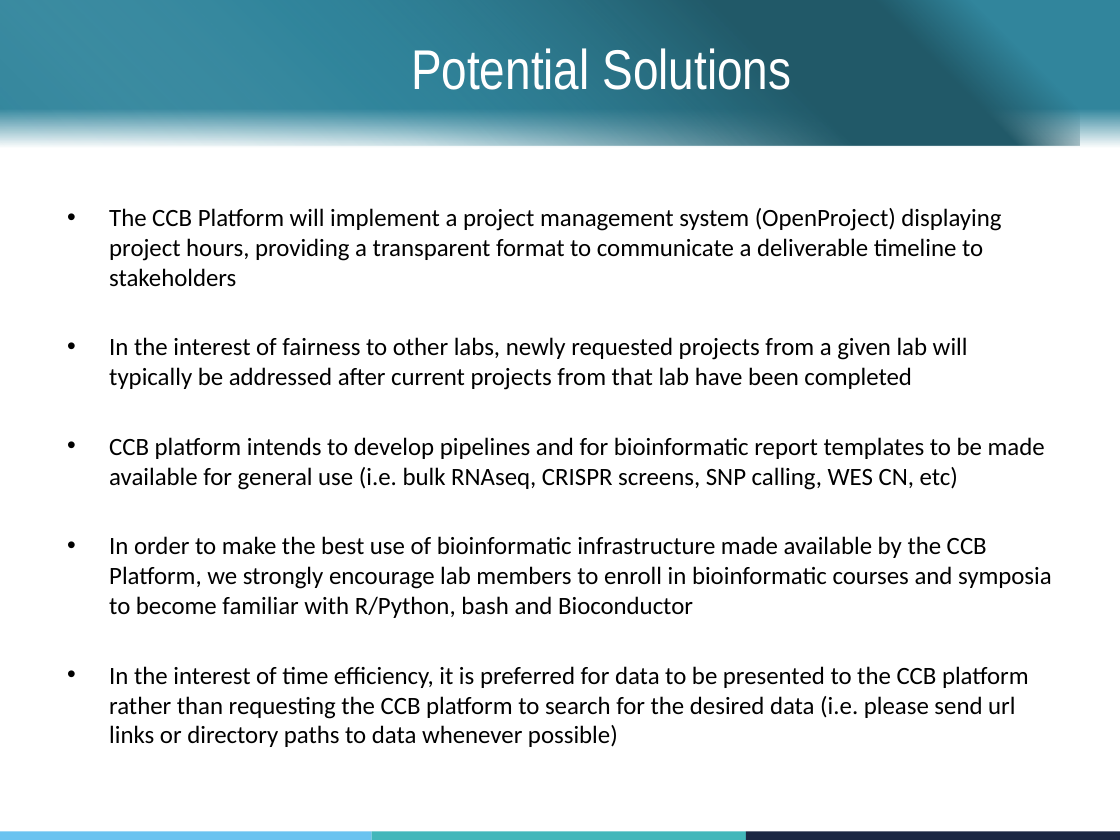
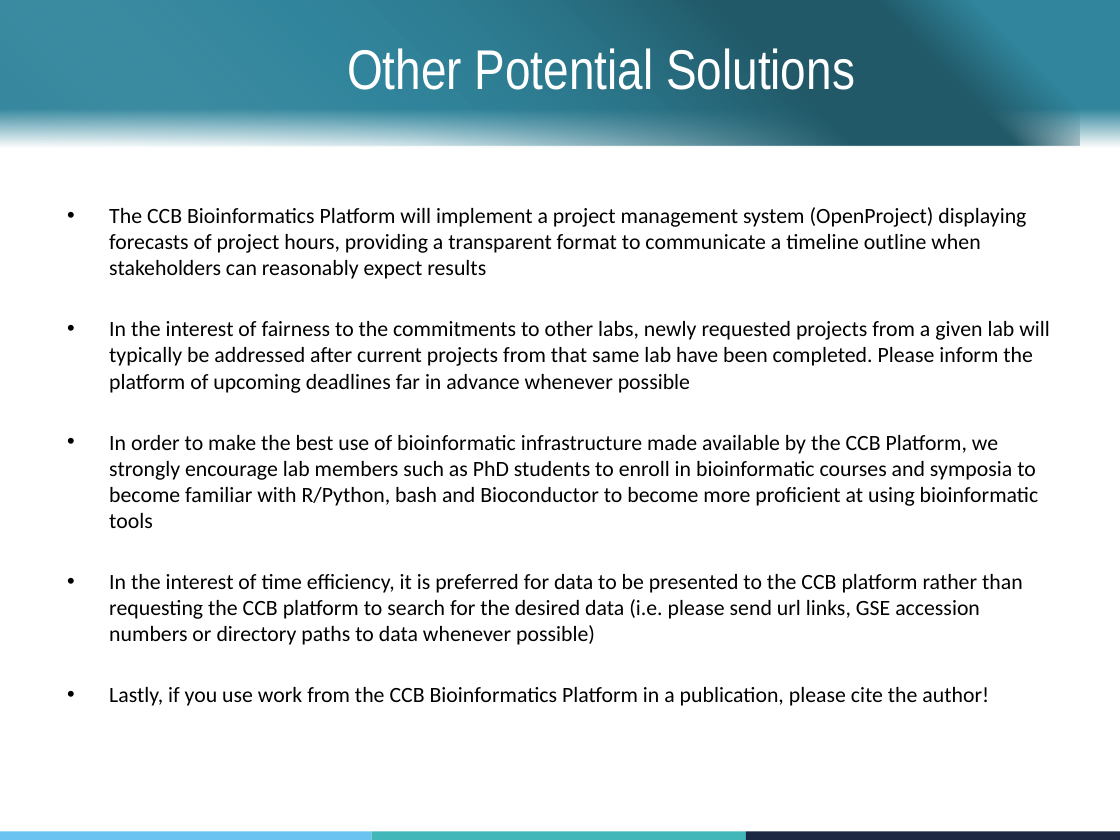
Before and after one commit to ccb-vib/ccb_project_management, a slide deck: slide 6 of group_leaders_presentation.pptx (slide 4 before the commit). Drawn at 1120x840 pixels with LibreOffice and Linux fonts; fonts in the diff are those of the drawing; background and template pictures are left out. Boxes give left, top, right and bottom in pixels: in the first picture for what was removed or moved away, otherwise in the second. Text is boxed around its words. In the diff, an @@ line names an element or a change of style, - is before the commit and + after.

```diff
--- a/group_leaders_presentation.pptx
+++ b/group_leaders_presentation.pptx
@@ title at (x1=347, y1=48, x2=855, y2=90): text changed @@
-Potential Solutions
+Other Potential Solutions
@@ text at (x1=109, y1=207, x2=1050, y2=706): text changed; size 16 to 14 pt @@
-• The CCB Platform will implement a project management system (OpenProject) displaying project hours, providing a transparent format to communicate a deliverable timeline to stakeholders
-• In the interest of fairness to other labs, newly requested projects from a given lab will typically be addressed after current projects from that lab have been completed
-• CCB platform intends to develop pipelines and for bioinformatic report templates to be made available for general use (i.e. bulk RNAseq, CRISPR screens, SNP calling, WES CN, etc)
-• In order to make the best use of bioinformatic infrastructure made available by the CCB Platform, we strongly encourage lab members to enroll in bioinformatic courses and symposia to become familiar with R/Python, bash and Bioconductor
-• In the interest of time efficiency, it is preferred for data to be presented to the CCB platform rather than requesting the CCB platform to search for the desired data (i.e. please send url links or directory paths to data whenever possible)
+• The CCB Bioinformatics Platform will implement a project management system (OpenProject) displaying forecasts of project hours, providing a transparent format to communicate a timeline outline when stakeholders can reasonably expect results
+• In the interest of fairness to the commitments to other labs, newly requested projects from a given lab will typically be addressed after current projects from that same lab have been completed. Please inform the platform of upcoming deadlines far in advance whenever possible
+• In order to make the best use of bioinformatic infrastructure made available by the CCB Platform, we strongly encourage lab members such as PhD students to enroll in bioinformatic courses and symposia to become familiar with R/Python, bash and Bioconductor to become more proficient at using bioinformatic tools
+• In the interest of time efficiency, it is preferred for data to be presented to the CCB platform rather than requesting the CCB platform to search for the desired data (i.e. please send url links, GSE accession numbers or directory paths to data whenever possible)
+• Lastly, if you use work from the CCB Bioinformatics Platform in a publication, please cite the author!
```
Also in this commit, not shown: 3 other slides changed, 2 slides added, 2 other files.
